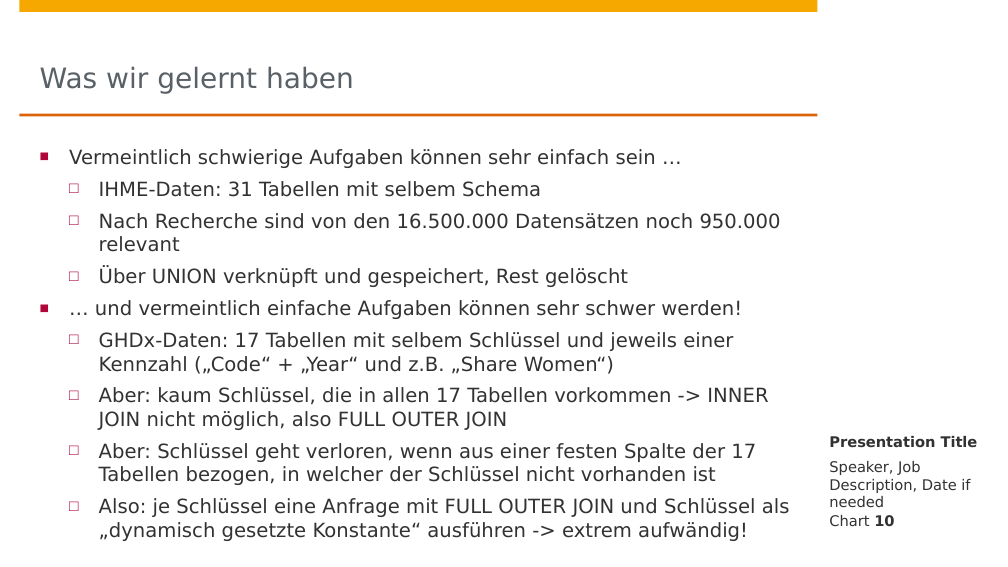
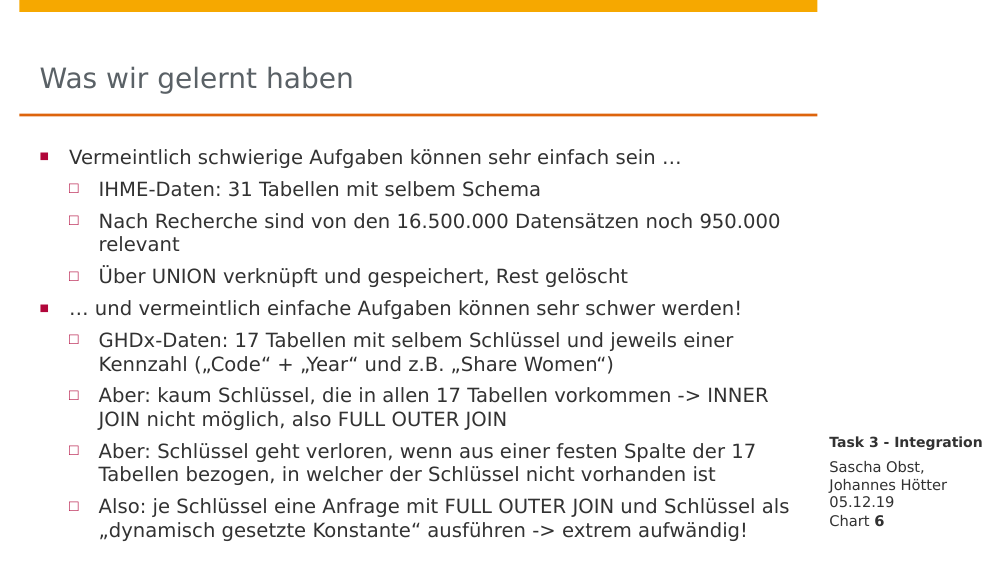
Before and after one commit to johanneshoetter/Health-Data-Integration, a slide deck: slide 6 of presentations/integration.pptx (slide 10 before the commit). Drawn at 1008x567 pixels with LibreOffice and Linux fonts; fonts in the diff are those of the drawing; background and template pictures are left out. Boxes give left, top, right and bottom in pixels: in the first picture for what was removed or moved away, otherwise in the second. Text is boxed around its words. In the diff, an @@ line names an element or a change of style, - is before the commit and + after.

Commit message:
Updated presentation integration.pptx

```diff
--- a/presentations/integration.pptx
+++ b/presentations/integration.pptx
@@ text at [829,436,983,450]: text changed; size 10.5 to 10 pt @@
-Presentation Title
+Task 3 - Integration
@@ text at [829,461,947,507]: text changed @@
-Speaker, Job Description, Date if needed
+Sascha Obst,
+Johannes Hötter
+05.12.19
@@ page number at [829,515,884,527]: text changed @@
-Chart 10
+Chart 6
```
Also in this commit, not shown: 8 other slides changed, 6 slides added, 6 slides removed, 1 other file.
